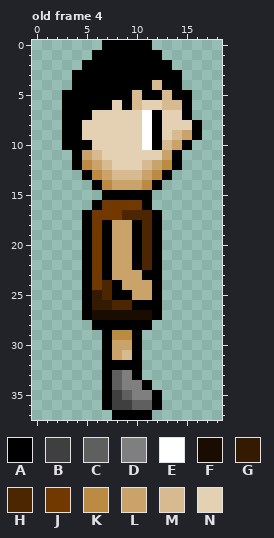
One commit to this pixel-art file: client/assets/player2.ase. The picture above is the old version.
19x38 pixels, 4 frames. Shown: old frame 4. The commit also changed other frames, which this record leaves out.
Visible layers, top first: "Eyes", "Hair", "Arms", "Clothing", "Body", "Head".
Palette (. is transparent): A #000000  B #3f3f3f  C #5f5f5f  D #7f7f7f  E #ffffff  F #1a0d00  G #331a00  H #4c2600  J #713900  K #bb8b43  L #c9a369  M #d7ba8f  N #e4d1b4
Pixels before, old frame 4, first column x 3:
 0 ....AAAAA.....
 1 ...AAAAAAA....
 2 ..AAAAAAAAA...
 3 .AAAAAAAAAAA..
 4 .AAAAAAAAMAA..
 5 AAAAAAAMAAMAA.
 6 AAAAANAMNNMMA.
 7 AAANNNNNEANNA.
 8 AANNNNNNEANNNA
 9 AANNNNNNEANMLA
10 AAANNNNNEAMLA.
11 .ALMNNNNNNLA..
12 .AKLMNNNMLKA..
13 ..AKLMMMLKA...
14 ...AKLLLKA....
15 ....AAAAA.....
16 ...AJJJJA.....
17 ..AJJJHHHA....
18 ..AJALLAHA....
19 ..AJALLAHA....
20 ..AJALLAHA....
21 ..AJALLAHA....
22 ..AJALLAHA....
23 ..AJALLLAA....
24 ..AJHALLLA....
25 ..AGHAALLA....
26 ..AGGHHAAA....
27 ..AFFFFFFA....
28 ...AAAAAA.....
29 ....AKKA......
30 ....ALLA......
31 ....ALMA......
32 ....AAAA......
33 ....ACDA......
34 ....ACDDA.....
35 ....ABCDDA....
36 ....ABBCCA....
37 .....AAAA.....
After:
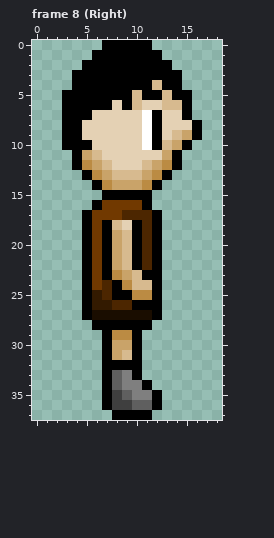
A new or re-ordered frame is compared with the old frame closest to it.
What changed:
frames 4 -> 12
Changed rows in their new state; - is an unchanged pixel.
Frame 8 (Right) is new; against old frame 4, layer "Arms":
first column x 8:
18 MN--
19 -M--
20 -M--
21 -M--
22 -M--
23 K-M-
24 -KMM
25 --KK
Pixel boxes of the changes (left, top, right, bottom) in both pictures:
changed: (112, 220, 152, 300)
